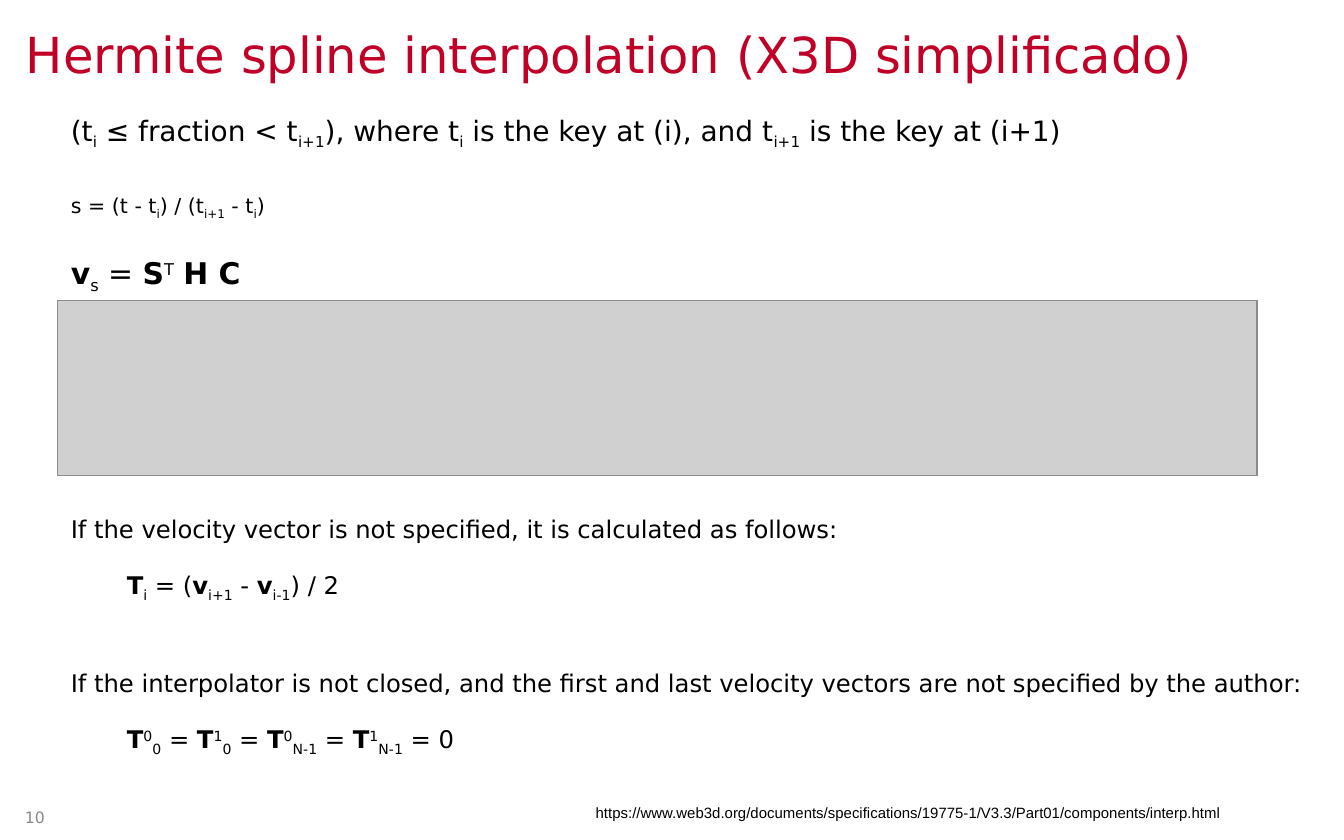
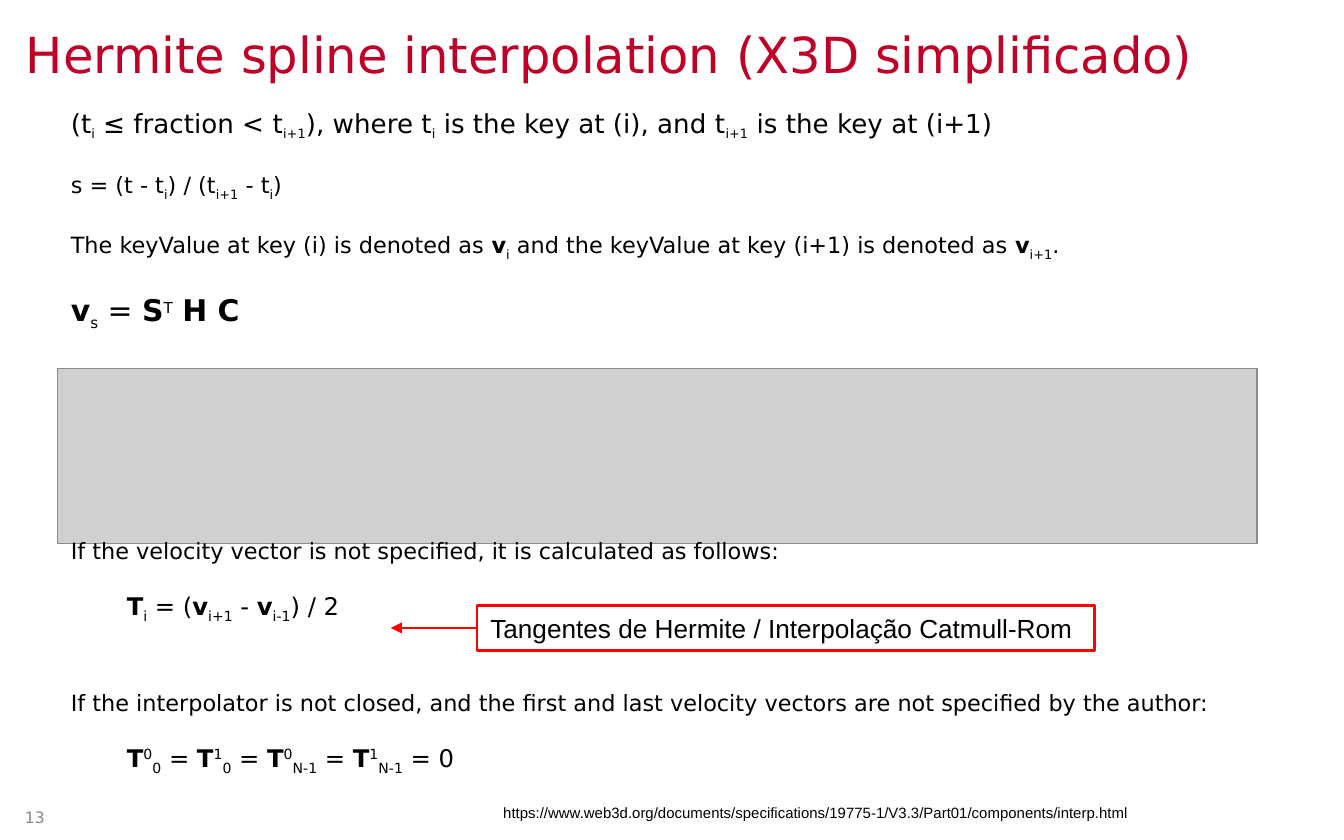
Before and after one commit to lpsoares/ComputacaoGrafica, a slide deck: slide 13 of content/aulas/16-revisao4/aula16_revisao4.pptx (slide 10 before the commit). Drawn at 1344x840 pixels with LibreOffice and Linux fonts; fonts in the diff are those of the drawing; grey boxes stand for pictures; background and template pictures are left out. Boxes give left, top, right and bottom in pixels: in the first picture for what was removed or moved away, otherwise in the second. Text is boxed around its words. In the diff, an @@ line names an element or a change of style, - is before the commit and + after.

```diff
--- a/content/aulas/16-revisao4/aula16_revisao4.pptx
+++ b/content/aulas/16-revisao4/aula16_revisao4.pptx
@@ text at bbox=[71, 113, 992, 322]: size 15 to 14 pt in "(ti ≤ fraction < ti+1), where ti ...", "vs ST"; size 14 to 12 pt in "(ti ti+1), ti ti+1"; size 11 to 12 pt in "s = (t - ti) / (ti+1 ..."; line spacing 0.9 to 1; more space between paragraphs @@
@@ text at bbox=[71, 236, 1053, 259]: paragraph added @@
+The keyValue at key (i) is denoted as vi and the keyValue at key (i+1) is denoted as vi+1.
@@ picture: place and size @@
-picture at bbox=[58, 301, 1258, 476]
+picture at bbox=[58, 368, 1258, 543]
@@ text "If the velocity vector is ...": place and size @@
-text "If the velocity vector is ..." at bbox=[71, 519, 1301, 754]
+text "If the velocity vector is ..." at bbox=[71, 541, 1208, 773]
@@ text at bbox=[71, 541, 1208, 716]: size 13 to 12 pt in "If the velocity vector is not specified, ...", "If the interpolator is not closed, and ..." @@
@@ arrow added from (477, 628) to (391, 628), #FF0000 1.5 pt @@
@@ rectangle added at bbox=[477, 605, 1094, 650], outline #FF0000 1.5 pt, 14 pt, text #000000 @@
+Tangentes de Hermite / Interpolação Catmull-Rom
@@ text "https://www.web3d.org/documents/specifications/19775-1/V3.3/ ...": place and size @@
-text "https://www.web3d.org/documents/specifications/19775-1/V3.3/ ..." at bbox=[596, 807, 1220, 821]
+text "https://www.web3d.org/documents/specifications/19775-1/V3.3/ ..." at bbox=[503, 807, 1127, 821]
@@ page number at bbox=[25, 811, 45, 823]: text changed @@
-10
+13
```
Also in this commit, not shown: 5 other slides changed, 3 slides added, 1 other file.
